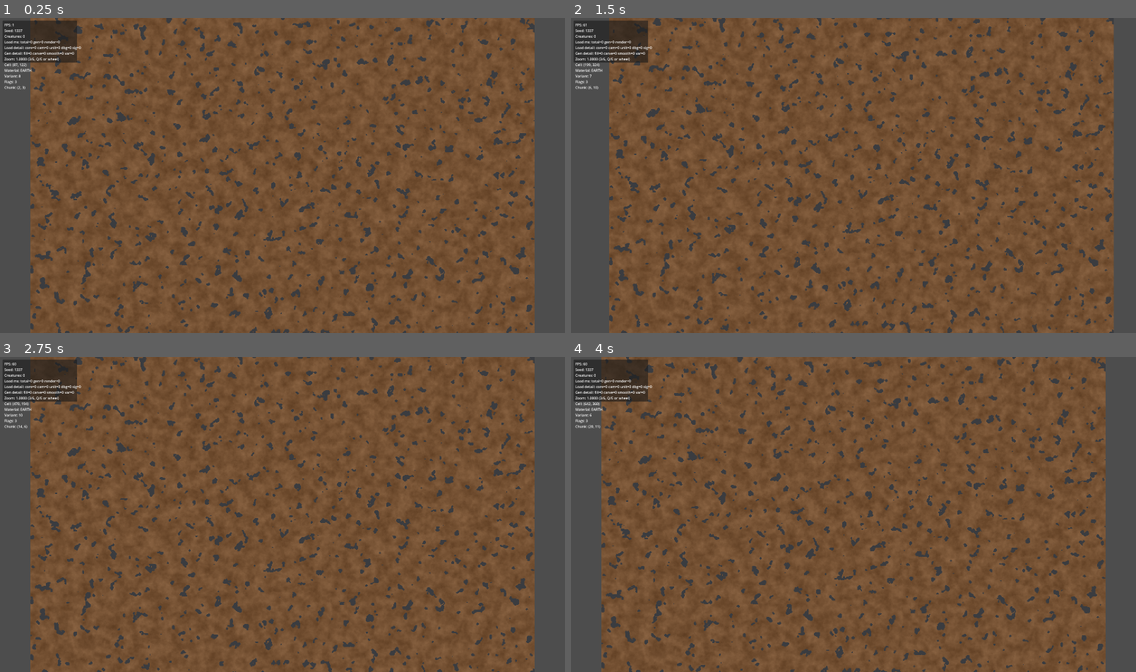
Above: before the commit, frames 1-4 (two rows, left to right).
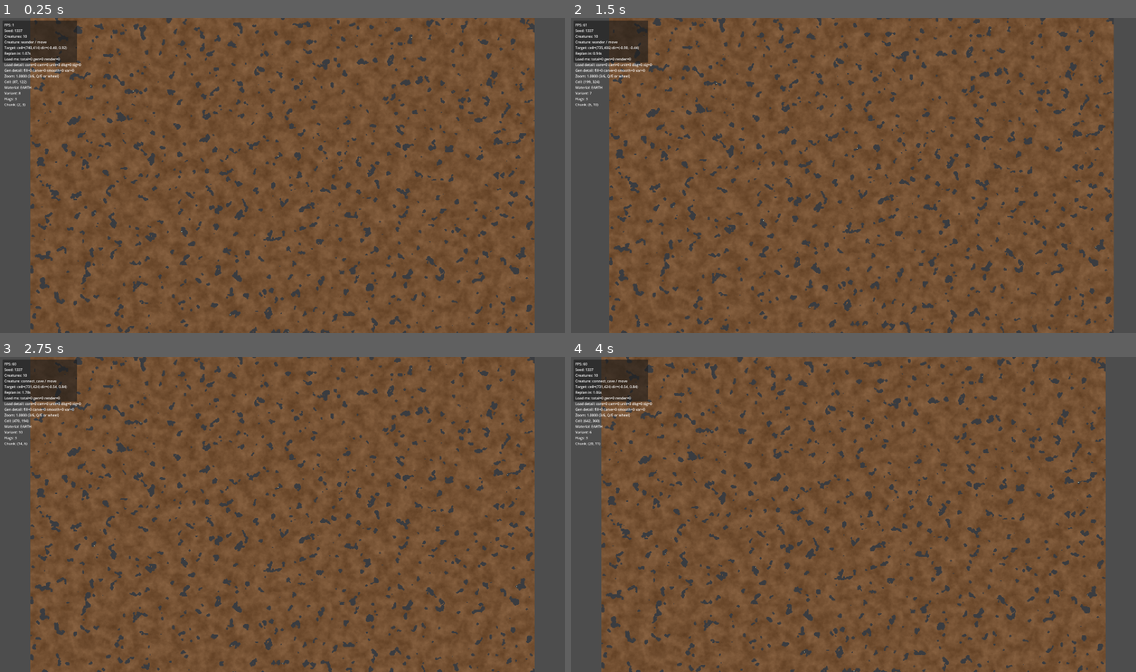
Above: after the commit, the same moments.

Repository: Kanturna/Diggy
Game: Godot game, scene res://main/Main.tscn
The game is run twice, just before and just after one commit, with the same random seed, the same clock (stepped at 60 frames per second) and the same inputs.
Inputs (mouse positions are in pixels of both pictures, inside the frame that each line leads up to):
- Up to frame 1 (0.25 s): no input
- Up to frame 2 (1.5 s): tap Enter at 0.5 s; move the mouse to (977, 159) at 0.52 s; tap S (camera_down) at 0.6 s; click (977, 159) at 0.67 s; tap Space at 1.25 s; move the mouse to (740, 191) at 1.27 s; tap A (camera_left) at 1.35 s; click (740, 191) at 1.42 s
- Up to frame 3 (2.75 s): tap Enter at 2 s; move the mouse to (339, 445) at 2.02 s; tap D (camera_right) at 2.1 s; click (339, 445) at 2.17 s
- Up to frame 4 (4 s): move the mouse to (825, 577) at 2.77 s; tap Shift (camera_speed) at 2.85 s; click (825, 577) at 2.92 s; tap Space at 3.5 s; move the mouse to (1023, 561) at 3.52 s; tap W (camera_up) at 3.6 s; click (1023, 561) at 3.67 s

The runs differ from the first frame. In frame 1, 0.6% of the frame differs, in the area x 0-92%, y 5-100%; in frame 2, 0.6%, in the area x 0-93%, y 3-98%; in frame 3, 0.6%; in frame 4, 0.6%.
Error before the commit: Parse Error: Cannot infer the type of "next_cell" variable because the value doesn't have a set type. (res://units/Creature.gd:312)

Commit message:
parse fix

Diff:
--- a/units/Creature.gd
+++ b/units/Creature.gd
@@ -139,7 +139,7 @@
 		_set_random_wander_target()
 		return
 
-	var candidate := _find_external_cave_target()
+	var candidate: Dictionary = _find_external_cave_target()
 	if candidate.is_empty():
 		_set_random_wander_target()
 		return
@@ -160,7 +160,7 @@
 	_current_action = "move"
 
 func _tick_wander(delta: float) -> void:
-	var move_dir := _best_open_direction(_target_direction)
+	var move_dir: Vector2 = _best_open_direction(_target_direction)
 	if move_dir == Vector2.ZERO:
 		_set_random_wander_target()
 		return
@@ -171,12 +171,12 @@
 	if _target_cell.x < 0:
 		_plan_next_intent(false)
 		return
-	var desired_dir := (_target_world - global_position).normalized()
+	var desired_dir: Vector2 = (_target_world - global_position).normalized()
 	if desired_dir.length_squared() <= 0.0001:
 		_plan_next_intent(false)
 		return
 	_target_direction = desired_dir
-	var move_dir := _best_open_direction(desired_dir)
+	var move_dir: Vector2 = _best_open_direction(desired_dir)
 	if move_dir != Vector2.ZERO:
 		_move_along(move_dir, delta)
 		_current_action = "move"
@@ -186,9 +186,9 @@
 	_current_action = "dig"
 
 func _tick_dig(delta: float) -> void:
-	var desired_dir := _target_direction
+	var desired_dir: Vector2 = _target_direction
 	if _target_cell.x >= 0:
-		var target_delta := _target_world - global_position
+		var target_delta: Vector2 = _target_world - global_position
 		if target_delta.length_squared() > 0.0001:
 			desired_dir = target_delta.normalized()
 			_target_direction = desired_dir
@@ -196,12 +196,12 @@
 		velocity = Vector2.ZERO
 		_current_action = "dig"
 		return
-	var carved := _dig_toward(desired_dir)
+	var carved: int = _dig_toward(desired_dir)
 	_dig_cooldown = Config.CREATURE_DIG_INTERVAL
 	if carved > 0:
 		_current_action = "dig"
 		_invalidate_region_cache()
-	var move_dir := _best_open_direction(desired_dir)
+	var move_dir: Vector2 = _best_open_direction(desired_dir)
 	if move_dir != Vector2.ZERO:
 		_intent = Intent.CONNECT_CAVE
 		_move_along(move_dir, delta)
@@ -214,7 +214,7 @@
 		velocity = Vector2.ZERO
 		return
 	velocity = direction.normalized() * SPEED
-	var next_position := global_position + velocity * delta
+	var next_position: Vector2 = global_position + velocity * delta
 	if _passable(next_position):
 		global_position = next_position
 	else:
@@ -226,8 +226,8 @@
 	var best_dir := Vector2.ZERO
 	var best_score := -INF
 	for angle in STEER_ANGLES:
-		var candidate_dir := desired_dir.rotated(angle).normalized()
-		var candidate_pos := global_position + candidate_dir * Config.CELL_SIZE
+		var candidate_dir: Vector2 = desired_dir.rotated(angle).normalized()
+		var candidate_pos: Vector2 = global_position + candidate_dir * Config.CELL_SIZE
 		if not _passable(candidate_pos):
 			continue
 		var score := candidate_dir.dot(desired_dir)
@@ -237,10 +237,10 @@
 	return best_dir
 
 func _find_external_cave_target() -> Dictionary:
-	var origin_cell := _world_to_cell(global_position)
+	var origin_cell: Vector2i = _world_to_cell(global_position)
 	if not world.is_in_bounds(origin_cell.x, origin_cell.y):
 		return {}
-	var region := _get_current_region(origin_cell)
+	var region: Dictionary = _get_current_region(origin_cell)
 	if region.is_empty():
 		return {}
 
@@ -254,7 +254,7 @@
 		for dx in range(-radius, radius + 1):
 			if dx == 0 and dy == 0:
 				continue
-			var candidate := origin_cell + Vector2i(dx, dy)
+			var candidate: Vector2i = origin_cell + Vector2i(dx, dy)
 			if not world.is_in_bounds(candidate.x, candidate.y):
 				continue
 			if dx * dx + dy * dy > radius * radius:
@@ -302,14 +302,14 @@
 		return visited
 
 	var queue: Array[Vector2i] = [origin_cell]
-	var queue_index := 0
+	var queue_index: int = 0
 	visited[origin_cell] = true
 
 	while queue_index < queue.size():
-		var cell := queue[queue_index]
+		var cell: Vector2i = queue[queue_index]
 		queue_index += 1
 		for offset in [Vector2i.LEFT, Vector2i.RIGHT, Vector2i.UP, Vector2i.DOWN]:
-			var next_cell := cell + offset
+			var next_cell: Vector2i = cell + offset
 			if next_cell.x < min_x or next_cell.x > max_x or next_cell.y < min_y or next_cell.y > max_y:
 				continue
 			if visited.has(next_cell):
@@ -332,27 +332,27 @@
 func _has_external_target() -> bool:
 	if _target_cell.x < 0:
 		return false
-	var origin_cell := _world_to_cell(global_position)
-	var region := _get_current_region(origin_cell)
+	var origin_cell: Vector2i = _world_to_cell(global_position)
+	var region: Dictionary = _get_current_region(origin_cell)
 	return not region.has(_target_cell)
 
 func _dig_toward(direction: Vector2) -> int:
 	if world == null or direction.length_squared() <= 0.0001:
 		return 0
-	var forward := direction.normalized()
-	var side := forward.orthogonal()
-	var front_world := global_position + forward * (LOWER_R + Config.CELL_SIZE * 0.75)
-	var half_width := Config.CREATURE_BODY_WIDTH_CELLS * 0.5
-	var offsets := [
+	var forward: Vector2 = direction.normalized()
+	var side: Vector2 = forward.orthogonal()
+	var front_world: Vector2 = global_position + forward * (LOWER_R + Config.CELL_SIZE * 0.75)
+	var half_width: float = Config.CREATURE_BODY_WIDTH_CELLS * 0.5
+	var offsets: Array = [
 		-half_width * 0.5,
 		half_width * 0.5,
 	]
 	var cells_to_carve: Array[Vector2i] = []
 	for row in 2:
-		var row_forward := front_world + forward * (float(row) * Config.CELL_SIZE * 0.75)
+		var row_forward: Vector2 = front_world + forward * (float(row) * Config.CELL_SIZE * 0.75)
 		for offset_scale in offsets:
-			var sample_world := row_forward + side * offset_scale * Config.CELL_SIZE
-			var sample_cell := _world_to_cell(sample_world)
+			var sample_world: Vector2 = row_forward + side * float(offset_scale) * Config.CELL_SIZE
+			var sample_cell: Vector2i = _world_to_cell(sample_world)
 			if not cells_to_carve.has(sample_cell):
 				cells_to_carve.append(sample_cell)
 	return world.carve_earth_cells(cells_to_carve)
